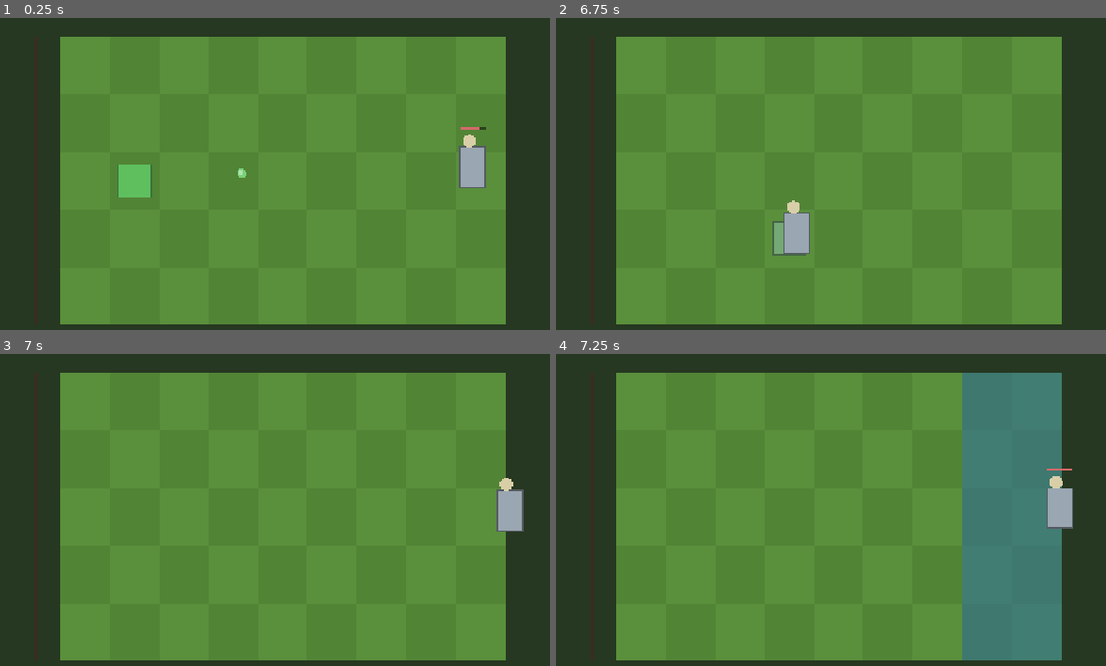
Above: before the commit, frames 1-4 (two rows, left to right).
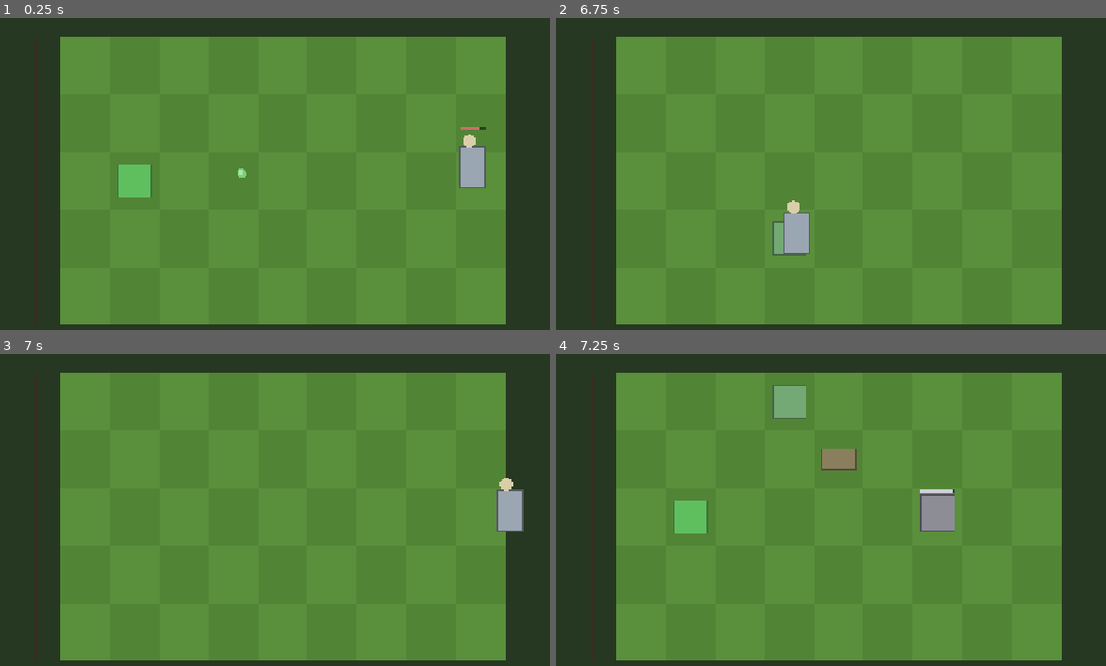
Above: after the commit, the same moments.

Repository: Mackery6969/MacksPVZ2-Again
Game: Godot game, scene res://tests/gameplay_test.tscn
Two runs of this game, one before a commit and one after it. Both use one fixed random seed, a clock stepped at 60 frames per second and the inputs below. This scene is started directly instead of the project's main scene.
Inputs (mouse positions are in pixels of both pictures, inside the frame that each line leads up to):
- Up to frame 1 (0.25 s): no input
- Up to frame 2 (6.75 s): tap Enter at 0.5, 5 s; move the mouse to (1051, 155) at 0.52 s; hold V (Fast Forward) 0.53-1.25 s; tap G (Lawn Ability) at 0.6, 5.1 s; click (1051, 155) at 0.67 s; drag from (737, 198) to (847, 261) at 1.27 s; move the mouse to (963, 83) at 2.02 s; hold V (Fast Forward) 2.03-2.75 s; tap D (Shovel) at 2.1, 6.6 s; drag from (847, 261) to (660, 114) at 2.77 s; move the mouse to (outside the picture) at 3.52 s; tap 4 (Slot 4) at 3.6 s; tap Space at 4.25, 5.75 s; drag from (660, 114) to (776, 71) at 4.27 s; move the mouse to (924, 177) at 5.02 s; click (924, 177) at 5.17 s; drag from (776, 71) to (737, 198) at 5.77 s; move the mouse to (1051, 155) at 6.52 s; hold V (Fast Forward) from 6.53 s (still down)
- Up to frame 3 (7 s): keep holding V (Fast Forward)
- Up to frame 4 (7.25 s): keep holding V (Fast Forward)

Frames 1-3 are identical in both runs. In frame 4, 20% of the frame differs, in the area x 21-95%, y 6-99%.

Commit message:
Set the lawn up from level data: start-up placements and gravestones
Levels converted from PVZGE carry plants, grid items and zombies that are
on the lawn before the first wave, plus gravestones (422 of 1,270 levels),
but the runner never read them and the board had no place to put a grave
or tile.

- Board keeps one grid object per cell (graves, tiles, puddles, ice
  blocks). Graves block planting, plants' shots break them, and they pay
  out SunValue / plantfood_count. Objects are saved and restored.
- Plants and zombies can be encased in an ice block ("icecubed"); they
  do nothing until the block breaks.
- LevelRunner places initial items, plants, zombies, the plants a
  protect_plants objective guards, and starting gravestones, and runs the
  gravestones wave action.
- import_levels.py: keep placement types (initial plants were losing
  theirs), conditions and plant food, expand grid item matrices, convert
  gravestone wave pools, 0-base gravestone columns, use "type" for
  protect_plants, and add survive_waves where a level lists other
  objectives so it cannot be won on the first frame.

Co-Authored-By: Claude Opus 5.5 (1M context) <noreply@anthropic.com>
Claude-Session: https://claude.ai/code/session_01HTefdczbJ4W6mgLRHSyoZk

Diff:
--- a/core/components/builtin/shooter.gd
+++ b/core/components/builtin/shooter.gd
@@ -52,7 +52,8 @@
 	var board = host.board
 	if board == null:
 		return false
-	for z in board.hostile_zombies_in_row(host.row):
+	# Gravestones count: a peashooter facing one keeps firing until it breaks.
+	for z in board.plant_targets_in_row(host.row):
 		if z.position.x > host.position.x:
 			return true
 	return false
--- a/core/entity/character.gd
+++ b/core/entity/character.gd
@@ -156,6 +156,29 @@
 	queue_redraw()
 
 
+## Frozen in a block: none of this entity's behaviour runs until `release`.
+## Kept separate from suppression, which only slows things down - an encased
+## peashooter must not fire at all, and an encased imp must not walk.
+func encase() -> void:
+	set_runtime_tag(&"encased", true)
+	for comp in _components:
+		comp.process_mode = Node.PROCESS_MODE_DISABLED
+	queue_redraw()
+
+
+func release() -> void:
+	if not is_encased():
+		return
+	set_runtime_tag(&"encased", false)
+	for comp in _components:
+		comp.process_mode = Node.PROCESS_MODE_INHERIT
+	queue_redraw()
+
+
+func is_encased() -> bool:
+	return has_tag(&"encased")
+
+
 func _tick_buff(delta: float) -> void:
 	if _buff_left <= 0.0:
 		return
--- a/core/entity/zombie.gd
+++ b/core/entity/zombie.gd
@@ -257,8 +257,8 @@
 	if is_dead or board == null:
 		return
 	_tick_status(delta)
-	# A stunned zombie neither walks nor eats.
-	if is_stunned():
+	# A stunned or encased zombie neither walks nor eats.
+	if is_stunned() or is_encased():
 		return
 	if is_instance_valid(target) and not target.is_dead:
 		_show_state(&"attack")
@@ -315,7 +315,8 @@
 ## A zombie only eats plants it is allowed to; a mod can block this by
 ## granting the plant a tag this zombie excludes.
 func _can_eat(plant: Plant) -> bool:
-	return not plant.has_tag(&"uneatable")
+	# The ice around a frozen plant is not food.
+	return not plant.has_tag(&"uneatable") and not plant.is_encased()
 
 
 func _attack(delta: float) -> void:
--- a/game/board/board.gd
+++ b/game/board/board.gd
@@ -18,6 +18,8 @@
 signal zombie_reached_house(zombie: Zombie)
 ## A lawn ability became available or was spent.
 signal lawn_ability_changed(component: LawnComponent)
+## A gravestone (or ice block, or weapon rack) was broken by a plant.
+signal grave_destroyed(grave: Grave)
 
 ## Drawing order. The lawn reads front-to-back: a plant in row 4 covers a
 ## zombie in row 0, and within one row the zombie covers the plant it is
@@ -98,6 +100,9 @@
 var plantable_rows: Array[int] = []
 
 var _plants: Dictionary = {}          ## Vector2i -> Plant
+## Grid items standing in a cell: gravestones, slider and trap tiles, puddles,
+## ice blocks. One per cell. Vector2i -> GridObject (Grave is one too).
+var _objects: Dictionary = {}
 var _zombies_by_row: Dictionary = {}  ## int -> Array[Zombie]
 var _projectiles: Node2D
 var _suns: Node2D
@@ -141,6 +146,7 @@
 	lawn_components.clear()
 	_mowers.clear()
 	_plants.clear()
+	_objects.clear()
 	for r in _zombies_by_row:
 		_zombies_by_row[r].clear()
 	plantable_rows.clear()
@@ -232,11 +238,12 @@
 func snapshot() -> Dictionary:
 	var plants: Array = []
 	for cell in _plants:
-		var p: Plant = _plants[cell]
+		# Untyped: a typed assignment of a freed plant is a script error.
+		var p = _plants[cell]
 		if not is_instance_valid(p) or p.is_dead:
 			continue
 		plants.append({"id": String(p.entity_id()), "row": p.row, "col": p.col,
-				"health": p.health})
+				"health": p.health, "encased": p.is_encased()})
 
 	var zombies: Array = []
 	for row in _zombies_by_row:
@@ -246,7 +253,16 @@
 			zombies.append({"id": String(z.entity_id()), "row": z.row,
 					"x": z.position.x, "health": z.health,
 					"charmed": z.is_charmed(),
+					"encased": z.is_encased(),
 					"carrying_plantfood": z.has_tag(&"carrying_plantfood")})
+
+	var objects: Array = []
+	for cell in _objects:
+		var o = _objects[cell]
+		if not is_instance_valid(o) or o.is_dead:
+			continue
+		objects.append({"id": String(o.entity_id()), "row": o.row, "col": o.col,
+				"health": o.health})
 
 	var ground: Array = []
 	for cell in terrain:
@@ -267,7 +283,7 @@
 		"sun": sun, "plant_food": plant_food,
 		"plantable_rows": plantable_rows.duplicate(),
 		"mower_rows": _remaining_mower_rows(),
-		"plants": plants, "zombies": zombies,
+		"plants": plants, "zombies": zombies, "objects": objects,
 		"terrain": ground, "cell_provides": provided,
 		"lawn_components": lawn,
 	}
@@ -288,6 +304,7 @@
 		for child in group.get_children():
 			child.queue_free()
 	_plants.clear()
+	_objects.clear()
 	for row in _zombies_by_row:
 		_zombies_by_row[row].clear()
 	terrain.clear()
@@ -301,6 +318,13 @@
 	for cell in (state.get("terrain", []) as Array):
 		terrain[Vector2i(int(cell.get("col", 0)), int(cell.get("row", 0)))] = \
 				StringName(cell.get("terrain", &""))
+
+	for entry in (state.get("objects", []) as Array):
+		var o := place_object(StringName(entry.get("id", &"")),
+				int(entry.get("row", 0)), int(entry.get("col", 0)))
+		if o != null:
+			o.health = minf(float(entry.get("health", o.health)), o.max_health)
+			o.queue_redraw()
 
 	# Plants are placed directly rather than through place_entity, so terrain
 	# rules and costs do not re-apply to something already standing.
@@ -311,6 +335,8 @@
 			continue
 		p.died.connect(func(who): _on_placed_plant_died(who, p.row, p.col))
 		p.health = minf(float(entry.get("health", p.health)), p.max_health)
+		if bool(entry.get("encased", false)):
+			_rejoin_block(p, p.row, p.col)
 		p.queue_redraw()
 
 	for cell in (state.get("cell_provides", []) as Array):
@@ -328,6 +354,9 @@
 			z.charm()
 		if bool(entry.get("carrying_plantfood", false)):
 			z.set_runtime_tag(&"carrying_plantfood", true)
+		if bool(entry.get("encased", false)):
+			z.col = world_to_col(z.position.x)
+			_rejoin_block(z, z.row, z.col)
 		z.queue_redraw()
 
 	# Mowers that were already spent stay spent.
@@ -447,7 +476,14 @@
 	if kind == &"zombie":
 		return ""
 
+	var item := object_at(row, col)
+	if item is Grave and not bool(item.def.extra.get("AllowPlantsInSquare", false)):
+		return "%s is in the way" % item.def.id
+	# A puddle or tile placed as an object carries the same rules as painted
+	# terrain; painted terrain wins where both exist.
 	var ground := terrain_def(row, col)
+	if ground == null and item != null and not (item is Grave) and item.def is ObjectDef:
+		ground = item.def
 	if ground == null:
 		return ""
 	if ground.blocks_planting:
@@ -463,6 +499,16 @@
 	return ""
 
 
+## A lily pad or platform makes its cell viable for the next plant.
+func _claim_provides(id: StringName, row: int, col: int) -> void:
+	var def := Data.plant(id)
+	if def == null:
+		return
+	for tag in def.tag_list():
+		if String(tag).begins_with("provides:"):
+			_cell_provides[Vector2i(col, row)] = StringName(String(tag).substr(9))
+
+
 func can_place(row: int, col: int) -> bool:
 	return in_bounds(row, col) and is_row_plantable(row) and plant_at(row, col) == null
 
@@ -484,13 +530,7 @@
 		return z
 	var p := _place_plant_at(id, row, col)
 	if p != null:
-		# A lily pad or platform makes its cell viable for the next plant.
-		var def := Data.plant(id)
-		if def != null:
-			for tag in def.tag_list():
-				if String(tag).begins_with("provides:"):
-					_cell_provides[Vector2i(col, row)] = \
-							StringName(String(tag).substr(9))
+		_claim_provides(id, row, col)
 		# Read the cell at death time: move_plant may have carried it elsewhere.
 		p.died.connect(func(who): _on_placed_plant_died(who, who.row, who.col))
 		Audio.play(&"plant.place", p.position)
@@ -569,6 +609,124 @@
 	Audio.play(&"plant.dig", p.position)
 	p.queue_free()
 	return true
+
+
+# --- grid objects --------------------------------------------------------
+
+## Puts a grid item in a cell: a gravestone, a weapon rack, a slider or trap
+## tile, a puddle. PVZGE also lists a few plants as grid items (lily pads on a
+## Beach lawn), and those are planted instead. Returns what was placed, or
+## null when the id is unknown or the cell already holds an item.
+func place_object(id: StringName, row: int, col: int) -> Node2D:
+	if not in_bounds(row, col):
+		return null
+	var def: EntityDef = Data.grave(id)
+	if def == null:
+		def = Data.board_object(id)
+	if def == null:
+		if Data.plant(id) != null:
+			return place_preset_plant(id, row, col)
+		push_warning("Board: unknown grid item '%s'" % id)
+		return null
+	if object_at(row, col) != null:
+		return null
+
+	var o: GridObject = Grave.new() if def is GraveDef else GridObject.new()
+	o.row = row
+	o.col = col
+	o.position = grid_to_world(row, col)
+	o.name = "Object_%s_%d_%d" % [id, row, col]
+	o.z_index = lane_z(row, LAYER_OBJECT)
+	_entities.add_child(o)
+	o.initialize(def, self)
+	_objects[Vector2i(col, row)] = o
+	if o is Grave:
+		o.destroyed_by.connect(_on_grave_destroyed)
+	return o
+
+
+func object_at(row: int, col: int) -> GridObject:
+	var o = _objects.get(Vector2i(col, row))
+	return o if is_instance_valid(o) and not o.is_dead else null
+
+
+## Forgets the item in a cell. Called by the item itself as it dies.
+func remove_object(row: int, col: int) -> void:
+	_objects.erase(Vector2i(col, row))
+
+
+## Living gravestones in one row, nearest the house first.
+func graves_in_row(row: int) -> Array:
+	var out: Array = []
+	for c in cols:
+		var o := object_at(row, c)
+		if o is Grave:
+			out.append(o)
+	return out
+
+
+## Everything a plant's attack can hit in a row. Graves come first so a block
+## of ice is struck before the zombie standing inside it. A block holding one
+## of the player's own plants is not a target.
+func plant_targets_in_row(row: int) -> Array:
+	var out: Array = []
+	for g in graves_in_row(row):
+		if not g.has_tag(&"holds_plant"):
+			out.append(g)
+	out.append_array(hostile_zombies_in_row(row))
+	return out
+
+
+## Plants something the level put there, not the player: no cost, no lane
+## lock and no terrain check, though the cell must be free. A lily pad still
+## makes its water plantable.
+func place_preset_plant(id: StringName, row: int, col: int) -> Plant:
+	if not in_bounds(row, col) or plant_at(row, col) != null:
+		return null
+	var p := _place_plant_at(id, row, col)
+	if p == null:
+		return null
+	_claim_provides(id, row, col)
+	p.died.connect(func(who): _on_placed_plant_died(who, who.row, who.col))
+	return p
+
+
+## Shuts `who` inside a block of ice standing in its cell. Breaking the block
+## frees it; until then it does nothing.
+func encase_in_block(who: Character, block_id: StringName) -> bool:
+	var block := place_object(block_id, who.row, who.col)
+	if not (block is Grave):
+		return false
+	_bind_block(who, block)
+	return true
+
+
+func _rejoin_block(who: Character, row: int, col: int) -> void:
+	var block := object_at(row, col)
+	if block is Grave:
+		_bind_block(who, block)
+
+
+func _bind_block(who: Character, block: Grave) -> void:
+	who.encase()
+	if who is Plant:
+		block.set_runtime_tag(&"holds_plant", true)
+	block.died.connect(func(_b):
+		if is_instance_valid(who) and not who.is_dead:
+			who.release())
+
+
+## A broken grave pays out what its data says: sun, plant food, or both.
+func _on_grave_destroyed(grave: Node) -> void:
+	var g := grave as Grave
+	if g == null:
+		return
+	var sun_value := int(g.def.extra.get("SunValue", 0))
+	for i in ceili(sun_value / float(SunToken.VALUE)):
+		drop_sun(g.position + Vector2(randf_range(-12, 12), 0))
+	for i in int(g.def.stat(&"plantfood_count", 0)):
+		drop_plant_food(g.position)
+	grave_destroyed.emit(g)
 
 
 # --- zombies -------------------------------------------------------------
--- a/game/board/projectile.gd
+++ b/game/board/projectile.gd
@@ -85,11 +85,12 @@
 	return true
 
 
-## What this shot can hit: its own side is never a target.
+## What this shot can hit: its own side is never a target. A plant's shot
+## also breaks gravestones and ice blocks in its way.
 func _candidates() -> Array:
 	if direction < 0:
 		return board.plants_in_row(row)
-	return board.hostile_zombies_in_row(row)
+	return board.plant_targets_in_row(row)
 
 
 func _draw() -> void:
--- a/game/level/level_runner.gd
+++ b/game/level/level_runner.gd
@@ -6,6 +6,10 @@
 ## list where each entry is either a spawn action or a `multi` bundle of
 ## actions. Wave pacing follows `wave_settings`, and the level is won once the
 ## last wave is cleared.
+##
+## Before the first wave the lawn is set up from the level: `initial` plants,
+## grid items and zombies, the plants a protect-the-plant objective guards,
+## and `gravestones`. Cells there are 0-based, as PopCap's GridX/GridY are.
 
 signal wave_started(index: int, total: int)
 signal level_complete
@@ -36,6 +40,14 @@
 ## rather than applied independently, so jitter can only widen a gap - never
 ## narrow one below `spawn_spacing`.
 @export var spawn_jitter: float = 0.5
+
+@export_group("Grid items")
+## Used when a level asks for gravestones but neither it nor its world names
+## which kind.
+@export var fallback_gravestone: StringName = &"gravestone"
+## What a level's "icecubed" zombies and plants are frozen inside.
+@export var zombie_ice_block: StringName = &"zombietarget_iceblock"
+@export var plant_ice_block: StringName = &"planttarget_iceblock"
 
 @export_group("Sun")
 ## Seconds between sun falling from the sky.
@@ -90,6 +102,8 @@
 	if pacing.has("first_delay"):
 		_timer = float(pacing["first_delay"])
 
+	# Before objectives, so a protect-the-plant goal finds what it guards.
+	_place_initial()
 	_build_objectives()
 	_music_stage = -1
 	Audio.play_music(music_event())
@@ -423,10 +437,130 @@
 			for sub in (action.get("actions", []) as Array):
 				if sub is Dictionary:
 					_run_action(sub)
+		"gravestones":
+			_raise_gravestones(action)
 		_:
 			# Unmodelled action kinds are skipped rather than fatal, so a level
 			# using a feature we have not built yet still plays.
 			pass
+
+
+# --- lawn set-up ----------------------------------------------------------
+
+## Everything the level has standing on the lawn before the first wave.
+func _place_initial() -> void:
+	var init: Dictionary = level.get("initial", {})
+	# Items first: a lily pad or puddle decides what the plants can stand on.
+	for e in (init.get("grid_items", []) as Array):
+		if e is Dictionary:
+			board.place_object(_cell_type(e), int(e.get("row", 0)), int(e.get("col", 0)))
+
+	var plants: Array = (init.get("plants", []) as Array).duplicate()
+	for spec in (level.get("objectives", []) as Array):
+		if spec is Dictionary and String(spec.get("type", "")) == "protect_plants":
+			plants.append_array(spec.get("plants", []))
+	for e in plants:
+		if not (e is Dictionary):
+			continue
+		var p := board.place_preset_plant(_cell_type(e),
+				int(e.get("row", 0)), int(e.get("col", 0)))
+		if p == null:
+			continue
+		if String(e.get("condition", "")) == "icecubed":
+			board.encase_in_block(p, plant_ice_block)
+		elif bool(e.get("plantfood", false)):
+			p.apply_plant_food()
+
+	for e in (init.get("zombies", []) as Array):
+		if not (e is Dictionary):
+			continue
+		var row := int(e.get("row", 0))
+		var col := int(e.get("col", board.cols - 1))
+		var z := board.spawn_zombie_at(_cell_type(e), row, board.grid_to_world(row, col).x)
+		if z != null and String(e.get("condition", "")) == "icecubed":
+			z.col = col
+			board.encase_in_block(z, zombie_ice_block)
+
+	_place_starting_gravestones(level.get("gravestones", {}))
+
+
+## A placement names its contents as `type`; older conversions used the
+## source's own key.
+func _cell_type(entry: Dictionary) -> StringName:
+	for key in ["type", "typename", "planttype"]:
+		if entry.get(key):
+			return StringName(entry[key])
+	return &""
+
+
+## Gravestones present from the start: every `forced` cell, plus `count` more
+## scattered over the allowed columns and rows.
+func _place_starting_gravestones(g: Dictionary) -> void:
+	if g.is_empty():
+		return
+	var types: Array = g.get("types", [])
+	for e in (g.get("forced", []) as Array):
+		if e is Dictionary:
+			var kind := _cell_type(e)
+			board.place_object(kind if kind != &"" else _pick_gravestone(types),
+					int(e.get("row", 0)), int(e.get("col", 0)))
+
+	var count := int(g.get("count", 0))
+	if count <= 0:
+		return
+	var cells: Array[Vector2i] = []
+	for r in range(int(g.get("row_start", 0)), int(g.get("row_end", board.rows - 1)) + 1):
+		for c in range(int(g.get("col_start", 0)), int(g.get("col_end", board.cols - 1)) + 1):
+			if board.in_bounds(r, c):
+				cells.append(Vector2i(c, r))
+	cells.shuffle()
+	for cell in cells:
+		if count <= 0:
+			break
+		if board.plant_at(cell.y, cell.x) != null:
+			continue
+		if board.place_object(_pick_gravestone(types), cell.y, cell.x) != null:
+			count -= 1
+
+
+## A wave that raises gravestones mid-level. Each pool entry places `count`
+## of its kind into the shuffled candidate positions. Plants standing where a
+## stone rises are knocked out of the ground unless `displace_plants` is false,
+## in which case those cells are passed over.
+func _raise_gravestones(action: Dictionary) -> void:
+	var displace := bool(action.get("displace_plants", true))
+	var positions: Array = (action.get("positions", []) as Array).duplicate()
+	positions.shuffle()
+	var next := 0
+	for entry in (action.get("pool", []) as Array):
+		if not (entry is Dictionary):
+			continue
+		var kind := StringName(entry["type"]) if entry.get("type") else _pick_gravestone([])
+		var left := int(entry.get("count", 1))
+		while left > 0 and next < positions.size():
+			var pos: Dictionary = positions[next]
+			next += 1
+			# A position with no column or row is anywhere on the lawn.
+			var col := int(pos["col"]) if pos.get("col") != null else randi() % board.cols
+			var row := int(pos["row"]) if pos.get("row") != null else randi() % board.rows
+			if not board.in_bounds(row, col) or board.object_at(row, col) != null:
+				continue
+			if board.plant_at(row, col) != null:
+				if not displace:
+					continue
+				board.dig_up(row, col)
+			if board.place_object(kind, row, col) != null:
+				left -= 1
+
+
+## One of the given kinds, else one of the world's own gravestones.
+func _pick_gravestone(types: Array) -> StringName:
+	if not types.is_empty():
+		return StringName(types.pick_random())
+	var world: Array = lawn_data().get("gravestones", [])
+	if not world.is_empty():
+		return StringName(world.pick_random())
+	return fallback_gravestone
 
 
 ## Marks some of a wave's zombies as carrying plant food, which they drop when
--- a/tests/gameplay_test.gd
+++ b/tests/gameplay_test.gd
@@ -69,6 +69,8 @@
 	await _test_level_save_state()
 	_test_simplified_level_schema()
 	_test_terrain_rules()
+	await _test_grid_items()
+	await _test_level_set_up()
 	await _test_lawn_components()
 	await _test_natural_win_condition()
 	await _test_campaign_progression()
@@ -2051,6 +2053,146 @@
 
 # --- helpers -------------------------------------------------------------
 
+## Gravestones, tiles and ice blocks standing in cells.
+func _test_grid_items() -> void:
+	section("grid items")
+	var board := _make_board()
+
+	var grave = board.place_object(&"gravestone_egypt", 2, 6)
+	check("a gravestone is placed", grave is Grave)
+	check("it is found in its cell", board.object_at(2, 6) == grave)
+	check("one item per cell", board.place_object(&"gravestone", 2, 6) == null)
+	check("a gravestone blocks planting",
+			board.placement_refusal(&"plant", &"peashooter", 2, 6) != "")
+	check("zombies may still drop there",
+			board.can_place_entity(&"zombie", &"tutorial", 2, 6))
+
+	var puddle = board.place_object(&"potholepuddle", 1, 4)
+	check("a tile is placed as a grid object",
+			puddle is GridObject and not (puddle is Grave))
+	check("a puddle placed as an object carries its terrain rule",
+			board.placement_refusal(&"plant", &"peashooter", 1, 4) != "")
+	check("a plant-named grid item is planted instead",
+			board.place_object(&"lilypad", 0, 3) is Plant)
+
+	# A peashooter facing a gravestone fires at it until it breaks.
+	var shooter := board.place_plant(&"peashooter", 2, 1)
+	var full: float = grave.health
+	await _wait_game_seconds(6.0)
+	check("peas hit the gravestone", not is_instance_valid(grave) or grave.health < full,
+			"%s of %s" % [grave.health if is_instance_valid(grave) else 0.0, full])
+	if is_instance_valid(grave):
+		grave.take_damage(99999.0)
+	await get_tree().process_frame
+	check("a broken gravestone leaves its cell", board.object_at(2, 6) == null)
+	check("and the cell is plantable again",
+			board.placement_refusal(&"plant", &"peashooter", 2, 6) == "")
+	board.dig_up(shooter.row, shooter.col)
+
+	# A gravestone that pays out sun when broken.
+	var paying = board.place_object(&"gravestoneSunOnDestruction", 4, 5)
+	var suns_before := _sun_tokens(board)
+	paying.take_damage(99999.0)
+	await get_tree().process_frame
+	check("a sun gravestone drops sun", _sun_tokens(board) > suns_before)
+
+	# A zombie frozen in ice holds still until the block is broken.
+	var frozen := board.spawn_zombie_at(&"iceage_imp", 3, board.grid_to_world(3, 5).x)
+	frozen.col = 5
+	check("the zombie is encased", board.encase_in_block(frozen, &"zombietarget_iceblock"))
+	var held_x := frozen.position.x
+	await _wait_game_seconds(2.0)
+	check_eq("an encased zombie does not walk", frozen.position.x, held_x)
+	board.object_at(3, 5).take_damage(99999.0)
+	await _wait_game_seconds(2.0)
+	check("breaking the block frees it",
+			not frozen.is_encased() and frozen.position.x < held_x)
+
+	# A frozen plant does nothing, and is neither food nor a pea target.
+	var iced := board.place_preset_plant(&"peashooter", 0, 1)
+	board.encase_in_block(iced, &"planttarget_iceblock")
+	check("a plant can be encased", iced.is_encased())
+	check("its block is not a target for plants",
+			not board.plant_targets_in_row(0).has(board.object_at(0, 1)))
+
+	# Saving keeps the items, their health and who is frozen.
+	var snap := board.snapshot()
+	board.apply_snapshot(snap)
+	await get_tree().process_frame
+	check("objects survive a save", board.object_at(1, 4) != null)
+	check("an encased plant stays encased",
+			board.plant_at(0, 1) != null and board.plant_at(0, 1).is_encased())
+	board.queue_free()
+	end_section()
+
+
+func _sun_tokens(board: Board) -> int:
+	var n := 0
+	for child in board.find_children("*", "SunToken", true, false):
+		if not child.is_queued_for_deletion():
+			n += 1
+	return n
+
+
+## A level's own start-up content: pre-placed plants, items and zombies, the
+## plants a protect-the-plant goal guards, gravestones, and a gravestone wave.
+func _test_level_set_up() -> void:
+	section("level set-up")
+	var board := _make_board()
+	var runner := LevelRunner.new()
+	runner.first_wave_delay = 0.5
+	add_child(runner)
+	var level := {
+		"id": "set_up_test", "stage": "EgyptStage",
+		"seedbank": {"mode": "chooser", "preset": ["peashooter"]},
+		"initial": {
+			"grid_items": [{"type": "slider_up", "row": 4, "col": 2}],
+			"plants": [
+				{"type": "wallnut", "row": 1, "col": 3},
+				{"type": "peashooter", "row": 0, "col": 0, "condition": "icecubed"},
+			],
+			"zombies": [{"type": "iceage_imp", "row": 3, "col": 6,
+					"condition": "icecubed"}],
+		},
+		"objectives": [{"type": "survive_waves"},
+				{"type": "protect_plants", "must_protect": 1,
+				"plants": [{"type": "sunflower", "row": 2, "col": 0}]}],
+		"gravestones": {"count": 3, "col_start": 4, "col_end": 7,
+				"forced": [{"row": 0, "col": 8}]},
+		"waves": [{"kind": "gravestones",
+				"pool": [{"type": "gravestone_dark", "count": 2}],
+				"positions": [{"row": 1, "col": 3}, {"row": 4, "col": 8}]}],
+	}
+	runner.start(level, board)
+
+	check("a slider tile is laid", board.object_at(4, 2) != null)
+	check("a plant starts on the lawn", board.plant_at(1, 3) != null)
+	check("a frozen plant starts in ice",
+			board.plant_at(0, 0) != null and board.plant_at(0, 0).is_encased())
+	check("a frozen zombie starts in ice", board.object_at(3, 6) != null
+			and board.zombie_count() == 1)
+	check("the protected plant is planted for its objective",
+			board.plant_at(2, 0) != null)
+	var forced = board.object_at(0, 8)
+	check("a forced gravestone uses the world's own kind",
+			forced is Grave and forced.entity_id() == &"gravestone_egypt")
+	var scattered := 0
+	for r in board.rows:
+		for c in range(4, 8):
+			var o = board.object_at(r, c)
+			if o is Grave and String(o.entity_id()).begins_with("gravestone"):
+				scattered += 1
+	check_eq("the counted gravestones land in their columns", scattered, 3)
+
+	await _wait_game_seconds(1.5)
+	check("a gravestone wave knocks out the plant in its way",
+			board.object_at(1, 3) is Grave and board.plant_at(1, 3) == null)
+	check("and raises the rest", board.object_at(4, 8) is Grave)
+	runner.queue_free()
+	board.queue_free()
+	end_section()
+
+
 func _make_board() -> Board:
 	var b := Board.new()
 	add_child(b)
Not shown, changed: docs/MODDING.md
